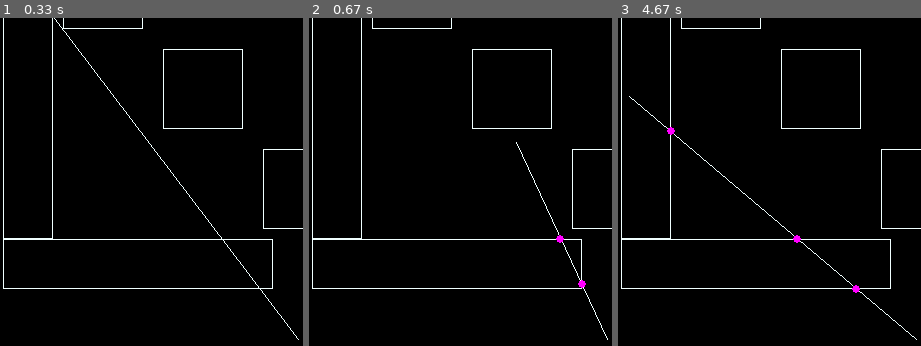
Above: before the commit, frames 1-3 (left to right).
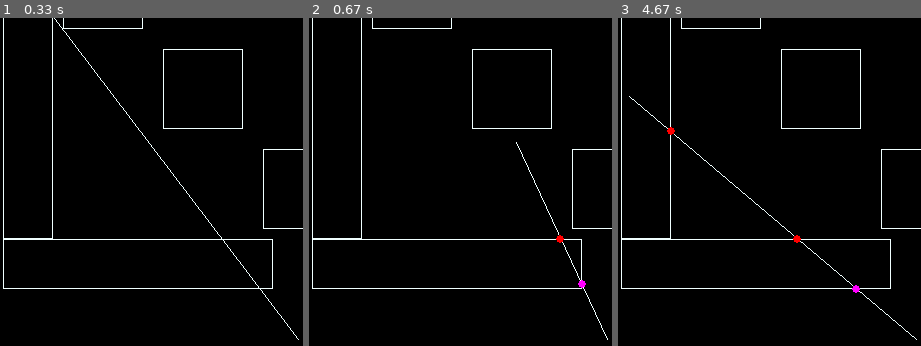
Above: after the commit, the same moments.

Repository: hitbox/scratch
Game: pygame game, started from pygame/wireroute.py
Two runs of this game, one before a commit and one after it. Both use one fixed random seed, a clock stepped at 60 frames per second and the inputs below.
Inputs (mouse positions are % of the whole screen's width and height, from its top left):
- Up to frame 1 (0.33 s): no input
- Up to frame 2 (0.67 s): press the mouse at (outside the picture) at 0.37 s; move the mouse to (87, 63) at 0.47 s; release the mouse at (67, 69) at 0.6 s
- Up to frame 3 (4.67 s): click (34, 62) at 4.57 s
The pictures show only the part of the screen within x 33-83%, y 50-100%; the shares and areas given below are measured in that part.

Frame 1 is identical in both runs. In frame 2, less than 0.1% of the frame differs, in the area x 81-85%, y 66-69%; in frame 3, less than 0.1%, in the area x 16-61%, y 33-69%.

Commit message:
pygame/wireroute.py
- beginning some kind of path finding that will wrap around rects

Diff:
--- a/pygame/wireroute.py
+++ b/pygame/wireroute.py
@@ -1,4 +1,5 @@
 import argparse
+import itertools as it
 
 import pygamelib
 
@@ -7,9 +8,9 @@
 
 class WireRoute(pygamelib.DemoBase):
 
-    def __init__(self, rects, wire):
+    def __init__(self, rects, wire_points):
         self.rects = rects
-        self.wire = wire
+        self.wire_points = wire_points
         self._intersects = set()
 
     def do_quit(self, event):
@@ -26,11 +27,12 @@
 
     def update(self):
         super().update()
-        line = self.wire[-2:] + [pygame.mouse.get_pos()]
         self._intersects.clear()
-        for rect in self.rects:
-            for intersection in pygamelib.line_rect_intersections(line, rect):
-                self._intersects.add(intersection)
+        points = self.wire_points + [pygame.mouse.get_pos()]
+        for line in it.pairwise(points):
+            for rect in self.rects:
+                for intersection in pygamelib.line_rect_intersections(line, rect):
+                    self._intersects.add(intersection)
 
     def draw(self):
         self.screen.fill('black')
@@ -44,12 +46,17 @@
             pygame.draw.rect(self.screen, 'azure', rect, 1)
 
     def draw_line(self):
-        points = self.wire + [pygame.mouse.get_pos()]
+        points = self.wire_points + [pygame.mouse.get_pos()]
         pygame.draw.lines(self.screen, 'azure', False, points)
 
     def draw_intersects(self):
-        for point in self._intersects:
-            pygame.draw.circle(self.screen, 'magenta', point, 4)
+
+        def distance_from_start(point):
+            return pygame.Vector2(point).distance_to(self.wire_points[0])
+
+        points = sorted(self._intersects, key=distance_from_start)
+        for point, color in zip(points, it.chain(['magenta'], it.repeat('red'))):
+            pygame.draw.circle(self.screen, color, point, 4)
 
 
 def make_rects(frame, thickness):
@@ -142,13 +149,13 @@
     thickness = min(frame.size) / 8
     rects = make_rects(frame, thickness)
 
-    wire = [
+    wire_points = [
         (
             rects[-2].right + (rects[-1].left - rects[-2].right) / 2,
             rects[-1].bottom + thickness,
         ),
     ]
-    state = WireRoute(rects, wire)
+    state = WireRoute(rects, wire_points)
 
     pygame.display.set_mode(display_size)
 
